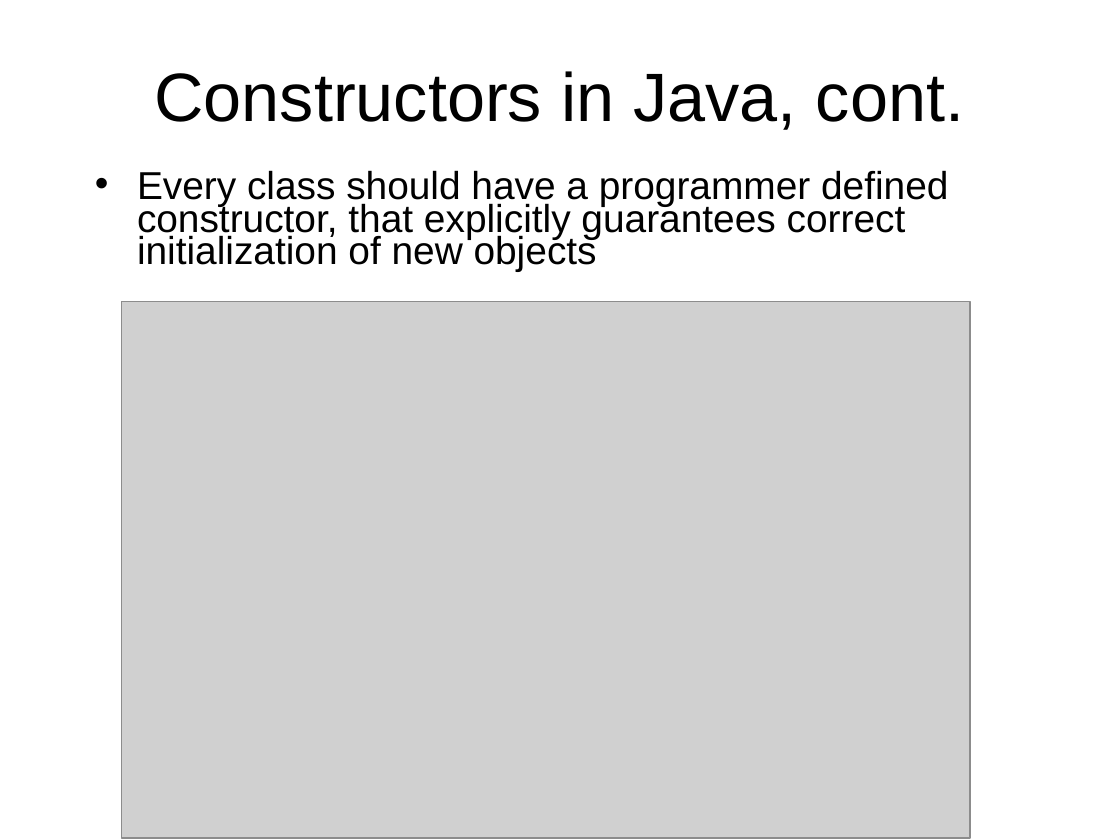
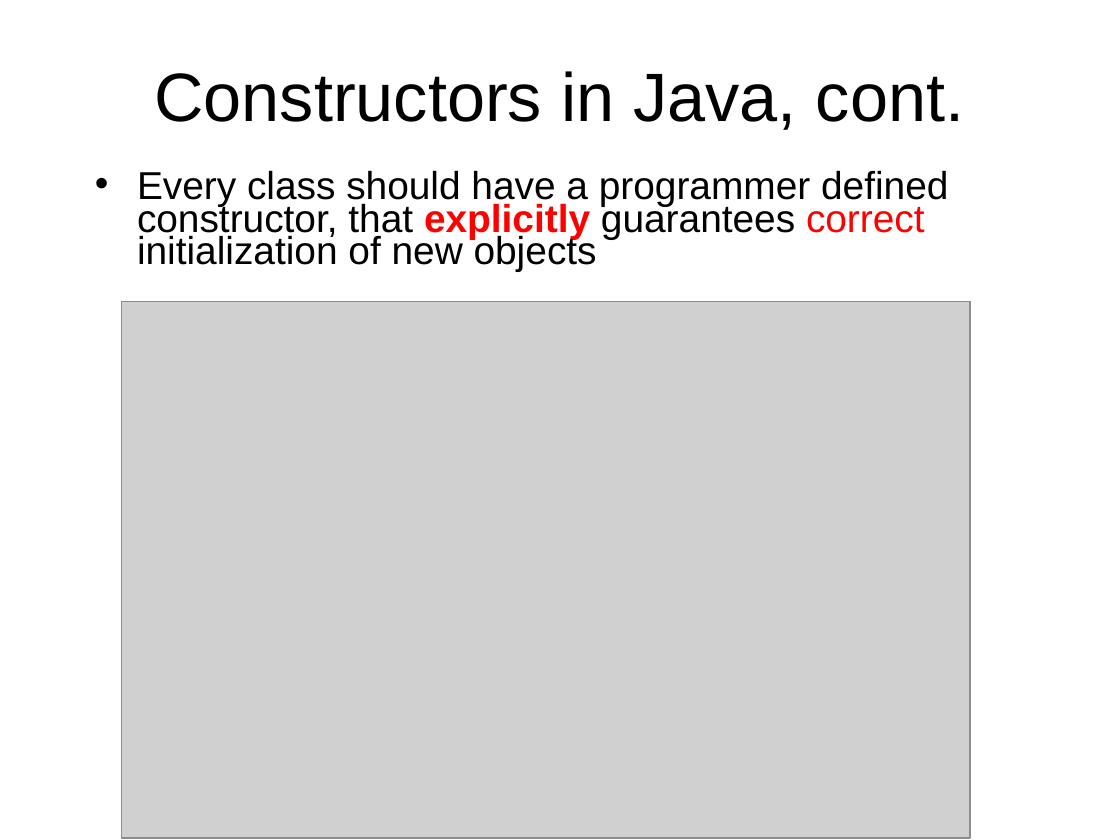
Before and after one commit to octaviordz/zjnu2017.github.io, a slide deck: slide 23 of OOP/lectures/030--Classes.and.Objects.ppt. Drawn at 1120x840 pixels with LibreOffice and Linux fonts; fonts in the diff are those of the drawing; grey boxes stand for pictures. Boxes give left, top, right and bottom in pixels: in the first picture for what was removed or moved away, otherwise in the second. Text is boxed around its words. In the diff, an @@ line names an element or a change of style, - is before the commit and + after.

```diff
--- a/OOP/lectures/030--Classes.and.Objects.ppt
+++ b/OOP/lectures/030--Classes.and.Objects.ppt
@@ text "Every class should have a ..." at [137, 170, 948, 272]: text colour #000000 to #FF0000 in "explicitly correct"; bold on in "explicitly" @@
```
Also in this commit, not shown: 10 other slides changed, 1 other file.
